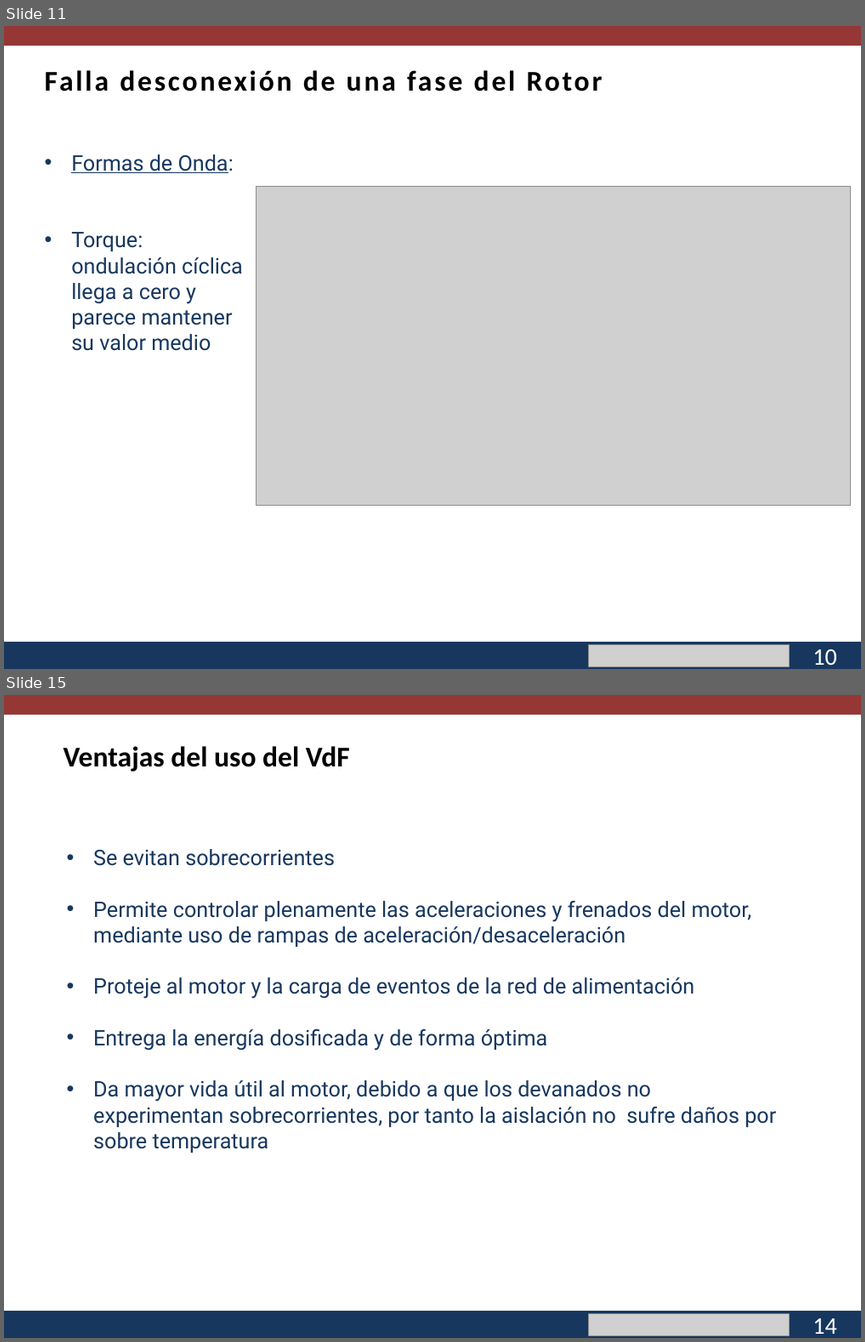
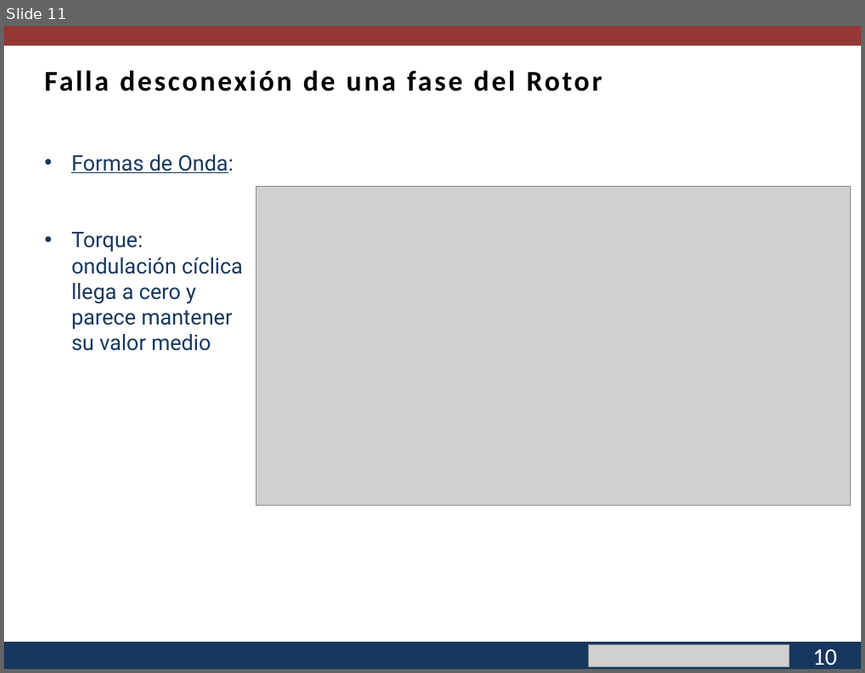
Before and after one commit to cisternashdiego/Proyecto1, a slide deck: Segunda Mesa.pptx. Shown one above the other, each under a label of ours: slides 11 and 15 before the commit, slide 11 after it; the slides between them are not shown. The pictures are 865x1342 and 865x673 pixels, drawn with LibreOffice and Linux fonts; fonts in the diff are those of the drawing; grey boxes stand for pictures; background and template pictures are left out. Boxes give left, top, right and bottom in pixels: in the first picture for what was removed or moved away, otherwise in the second. Text is boxed around its words. In the diff, an @@ line names an element or a change of style, - is before the commit and + after.

```diff
--- a/Segunda Mesa.pptx
+++ b/Segunda Mesa.pptx
@@ slide 15 removed at <box>4,695,861,1338</box>, background #FFFFFF; not listed: 3 template elements that a slide beside it also shows @@
@@ text removed at <box>64,746,350,771</box> @@
-    Ventajas del uso del VdF
@@ text removed at <box>93,849,776,1152</box> @@
-• Se evitan sobrecorrientes
-• Permite controlar plenamente las aceleraciones y frenados del motor, mediante uso de rampas de aceleración/desaceleración
-• Proteje al motor y la carga de eventos de la red de alimentación
-• Entrega la energía dosificada y de forma óptima
-• Da mayor vida útil al motor, debido a que los devanados no experimentan sobrecorrientes, por tanto la aislación no sufre daños por sobre temperatura
@@ picture removed at <box>588,1313,788,1335</box> @@
@@ text removed at <box>812,1318,836,1333</box> @@
-14
```
Also in this commit, not shown: 7 slides changed, 5 slides added, 3 other slides removed, 2 other files.
